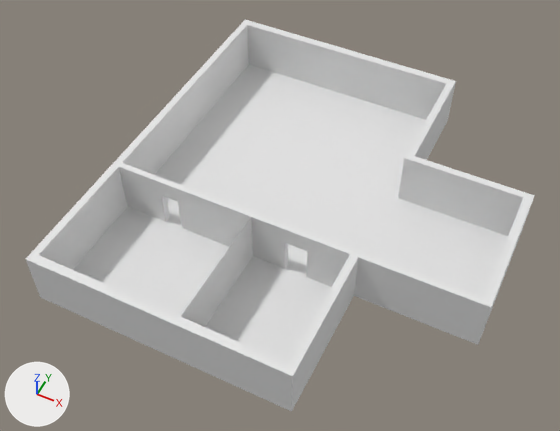
The Blender file Assets/Models uwu/house_layout.blend: old version first, new version second.
Before and after are seen from a 50 mm camera at (25.6, -21.1, 41.0) aimed at (9.7, 10.6, 1.3). The lights are fixed; the arrows at lower left show +X, +Y and +Z.

Script lines for the objects in view, before the commit:
```python
me_plane = bpy.data.meshes.new('Plane')
me_plane.from_pydata(...)  # 68 vertices, 54 faces; spans x -1.5..24.9, y -1.6..26.6, z 0.0..8.6
ob_plane = bpy.data.objects.new('Plane', me_plane)
ob_plane.location = (0.0, 0.0, 0.0)
ob_plane.scale = (1.0, 1.0, 0.463)
```
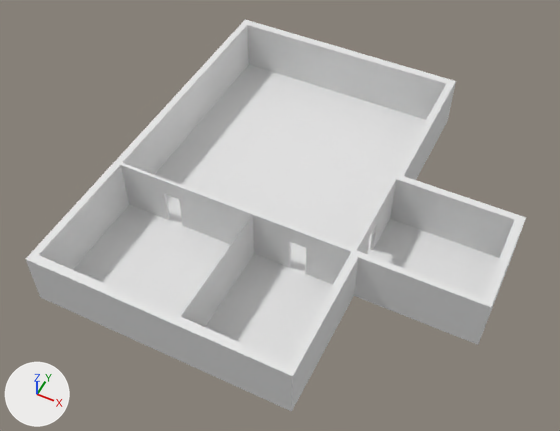
The change in detail:
me_plane is used by ob_plane; location (0.0, 0.0, 0.0); scale (1.0, 1.0, 0.463).
me_plane had 68 vertices, 54 faces and spanned x -1.5..24.9, y -1.6..26.6, z 0.0..8.6.
me_plane now has 89 vertices, 71 faces, 4 loose edges and spans x -1.5..24.9, y -1.6..26.6, z 0.0..8.6.
Part 1, on me_plane:
2 faces are deleted.
12 vertices in x -1.5..24.9, y 17.0..17.5, z 0.0..8.6 move by (0.0, -2.1, 0.0).
12 vertices in x -1.0..16.0, y 7.6, z 0.0..8.6 move by (0.0, 0.2, 0.0).
8 vertices move from x 11.6..13.1, y 7.6..8.0, z 0.0..5.8 to x 11.8..13.0, y 7.8..8.0, z 0.0..5.8.
21 vertices are added at x 15.1..16.2, y 8.0..14.9, z 0.0..8.6.
4 loose edges are added.
19 new faces join them.

Location of each change, (x1, y1, x2, y2) in pixels of the pictures (560 x 431 px):
'Plane', reshaped: before (26, 19, 535, 412); after (26, 19, 526, 412)
part 1 of me_plane, built on: before (116, 153, 535, 289); after (116, 153, 526, 289)
